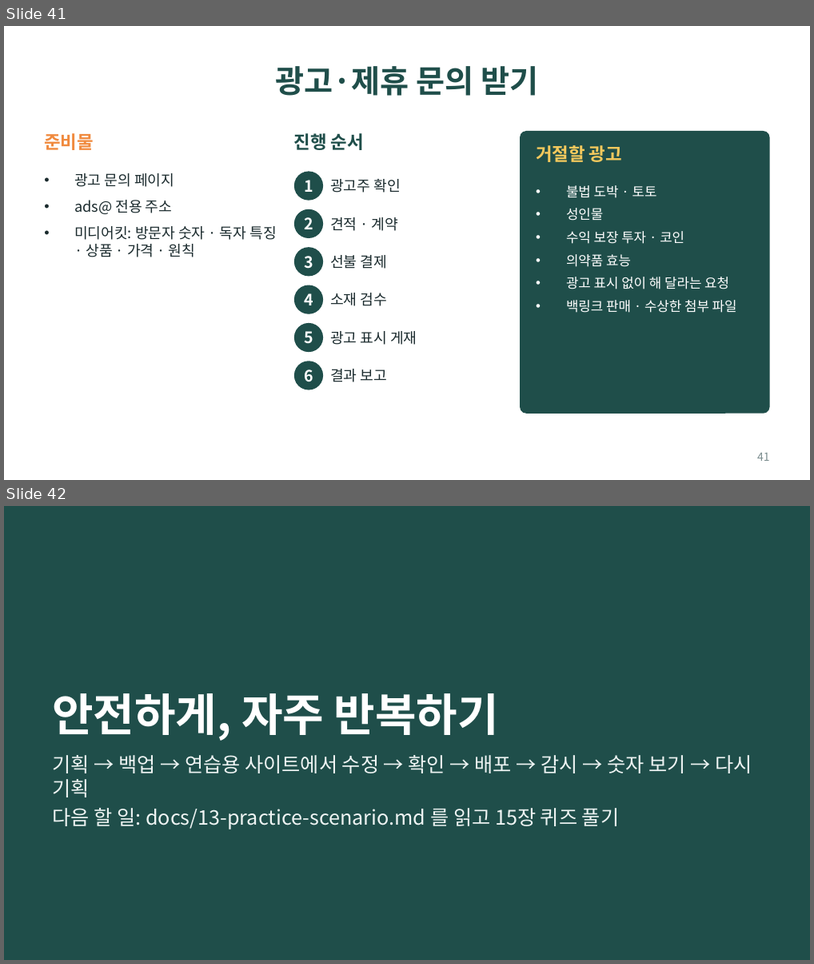
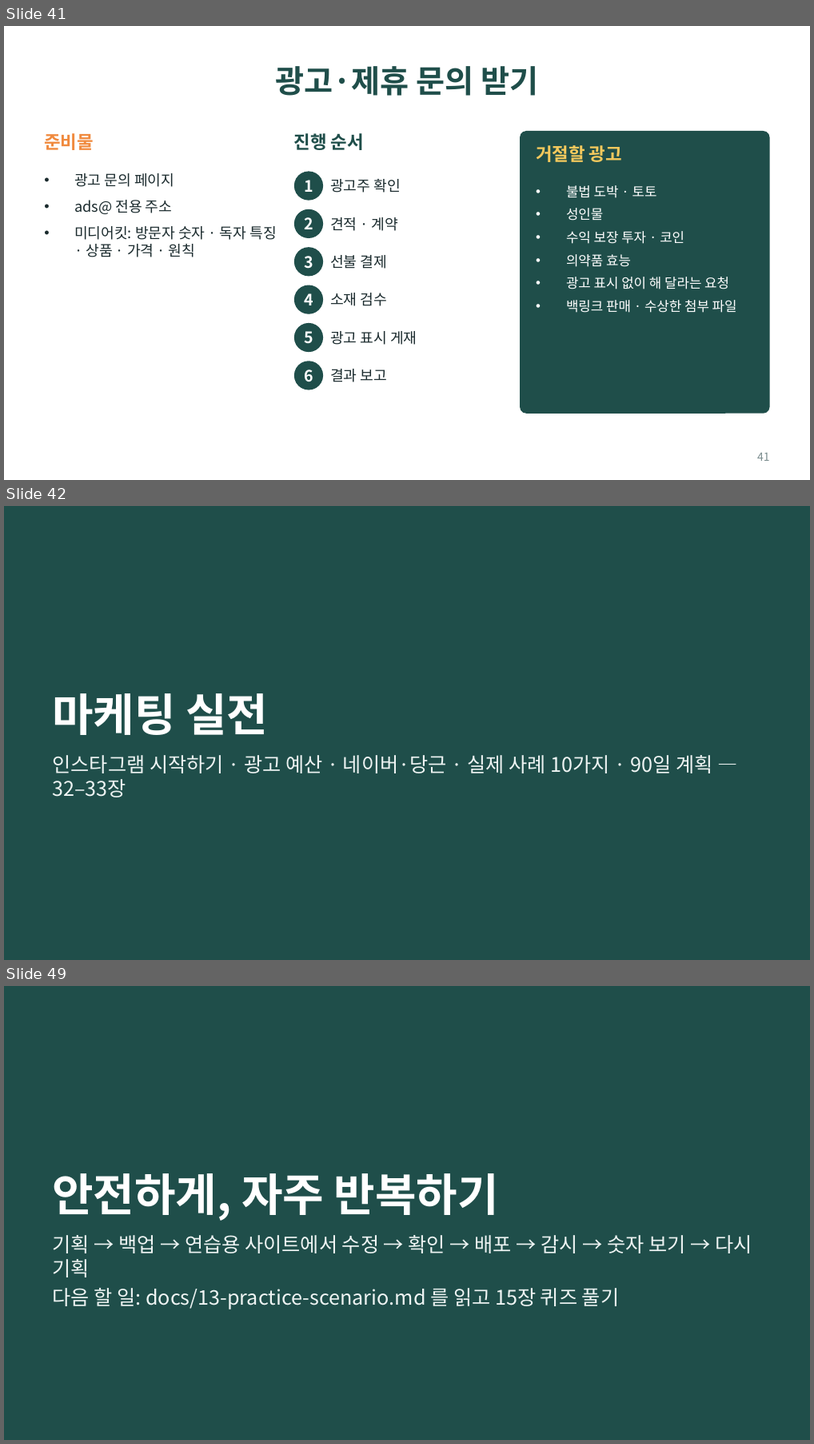
Before and after one commit to bincodin-ko/stanford-study, a slide deck: slides/internet-business-101.pptx. Shown one above the other, each under a label of ours: slides 41 and 42 before the commit, slides 41, 42 and 49 after it; the slides between them are not shown. The pictures are 814x964 and 814x1444 pixels, drawn with LibreOffice and Linux fonts; fonts in the diff are those of the drawing. Boxes give left, top, right and bottom in pixels: in the first picture for what was removed or moved away, otherwise in the second. Text is boxed around its words. In the diff, an @@ line names an element or a change of style, - is before the commit and + after.

```diff
--- a/slides/internet-business-101.pptx
+++ b/slides/internet-business-101.pptx
@@ slide 42 added at [4,506,810,960], background #1F4E4A @@
@@ title added at [52,693,269,735], 40 pt, text #FFFFFF, bold @@
+마케팅 실전
@@ text added at [52,755,713,797], 18 pt, text #EEF4F3 @@
+인스타그램 시작하기 · 광고 예산 · 네이버·당근 · 실제 사례 10가지 · 90일 계획 — 32–33장
@@ what was slide 42 is now slide 49 @@
```
Also in this commit, not shown: 6 other slides added, 7 other files.
